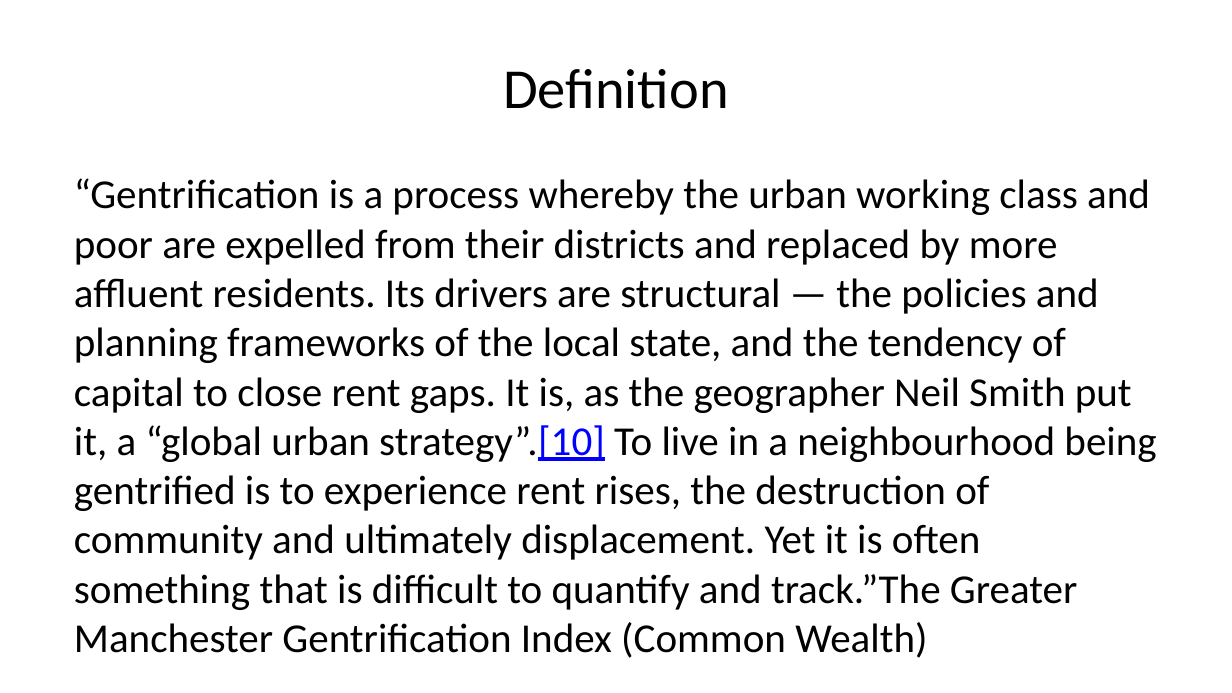
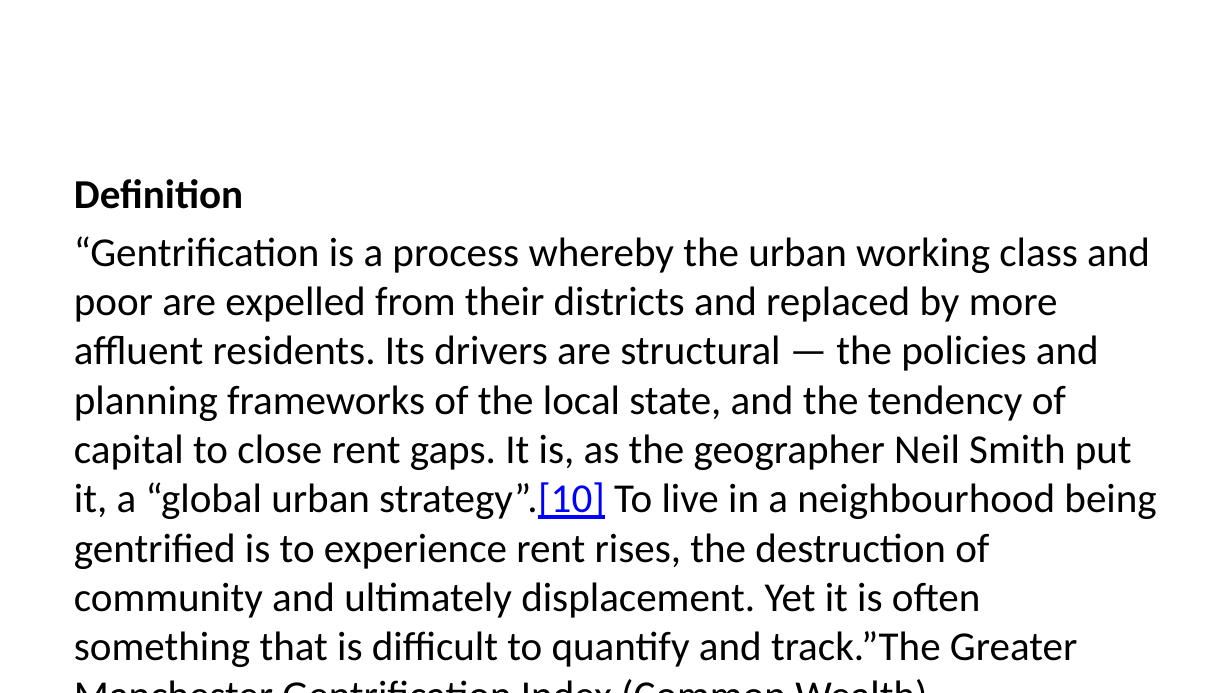
Before and after one commit to Sviatkd/DatafestivalWork, a slide deck: slide 2 of presentation.pptx. Drawn at 1232x693 pixels with LibreOffice and Linux fonts; fonts in the diff are those of the drawing. Boxes give left, top, right and bottom in pixels: in the first picture for what was removed or moved away, otherwise in the second. Text is boxed around its words. In the diff, an @@ line names an element or a change of style, - is before the commit and + after.

```diff
--- a/presentation.pptx
+++ b/presentation.pptx
@@ title removed at <box>503,69,729,109</box> @@
-Definition
@@ text at <box>74,179,243,209</box>: paragraph added @@
+Definition
```
Also in this commit, not shown: 3 other slides changed, 1 slide removed, 1 other file.
